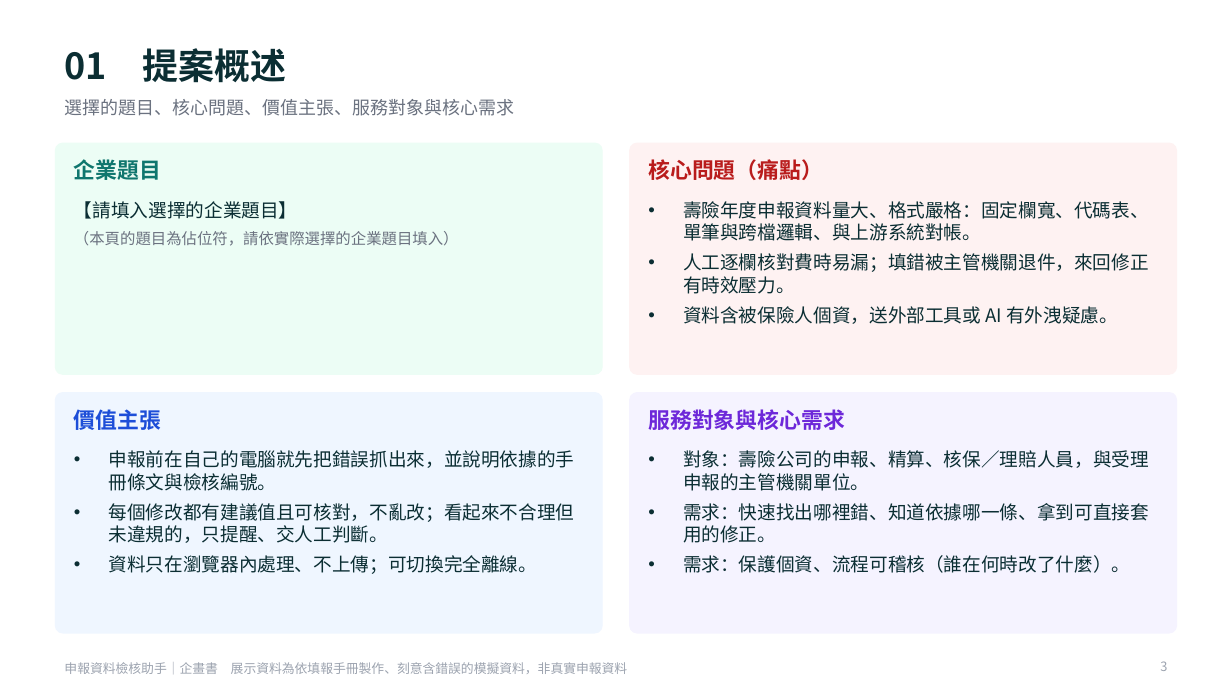
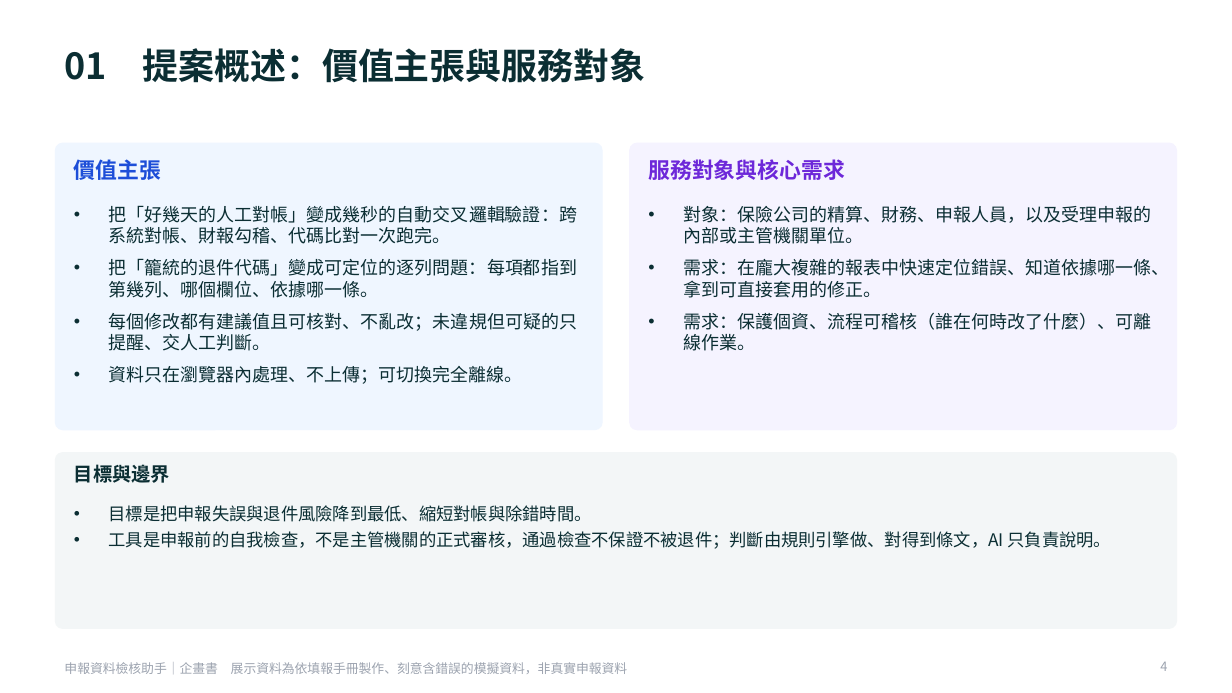
Before and after one commit to p7w97cjtdf-dot/-, a slide deck: slide 4 of docs/evidence/proposal.pptx (slide 3 before the commit). Drawn at 1232x693 pixels with LibreOffice and Linux fonts; fonts in the diff are those of the drawing. Boxes give left, top, right and bottom in pixels: in the first picture for what was removed or moved away, otherwise in the second. Text is boxed around its words. In the diff, an @@ line names an element or a change of style, - is before the commit and + after.

```diff
--- a/docs/evidence/proposal.pptx
+++ b/docs/evidence/proposal.pptx
@@ title at box(65, 48, 645, 83): text changed @@
-01 提案概述
+01 提案概述：價值主張與服務對象
@@ text removed at box(65, 99, 515, 116) @@
-選擇的題目、核心問題、價值主張、服務對象與核心需求
@@ rounded rectangle: place and size @@
-rounded rectangle at box(55, 143, 603, 374)
+rounded rectangle at box(55, 143, 603, 430)
@@ rounded rectangle at box(55, 143, 603, 430): fill #ECFDF5 to #EFF6FF; outline #ECFDF5 1 pt to #EFF6FF 1 pt; proportions changed @@
@@ rounded rectangle: place and size @@
-rounded rectangle at box(630, 143, 1177, 374)
+rounded rectangle at box(630, 143, 1177, 430)
@@ rounded rectangle at box(630, 143, 1177, 430): fill #FEF2F2 to #F5F3FF; outline #FEF2F2 1 pt to #F5F3FF 1 pt; proportions changed @@
@@ text "價值主張": place and size @@
-text "價值主張" at box(74, 409, 161, 430)
+text "價值主張" at box(74, 159, 161, 180)
@@ text removed at box(74, 159, 161, 180) @@
-企業題目
@@ text "服務對象與核心需求": place and size @@
-text "服務對象與核心需求" at box(648, 409, 845, 430)
+text "服務對象與核心需求" at box(648, 159, 845, 180)
@@ text removed at box(648, 159, 823, 180) @@
-核心問題（痛點）
@@ text removed at box(74, 201, 459, 246) @@
-【請填入選擇的企業題目】
-（本頁的題目為佔位符，請依實際選擇的企業題目填入）
@@ text added at box(109, 205, 577, 384), 14 pt, text #0B2E33 @@
+• 把「好幾天的人工對帳」變成幾秒的自動交叉邏輯驗證：跨系統對帳、財報勾稽、代碼比對一次跑完。
+• 把「籠統的退件代碼」變成可定位的逐列問題：每項都指到第幾列、哪個欄位、依據哪一條。
+• 每個修改都有建議值且可核對、不亂改；未違規但可疑的只提醒、交人工判斷。
+• 資料只在瀏覽器內處理、不上傳；可切換完全離線。
@@ text at box(683, 206, 1169, 351): text changed; size 14.5 to 14 pt @@
-• 對象：壽險公司的申報、精算、核保／理賠人員，與受理申報的主管機關單位。
-• 需求：快速找出哪裡錯、知道依據哪一條、拿到可直接套用的修正。
-• 需求：保護個資、流程可稽核（誰在何時改了什麼）。
+• 對象：保險公司的精算、財務、申報人員，以及受理申報的內部或主管機關單位。
+• 需求：在龐大複雜的報表中快速定位錯誤、知道依據哪一條、拿到可直接套用的修正。
+• 需求：保護個資、流程可稽核（誰在何時改了什麼）、可離線作業。
@@ text removed at box(683, 201, 1149, 324) @@
-• 壽險年度申報資料量大、格式嚴格：固定欄寬、代碼表、單筆與跨檔邏輯、與上游系統對帳。
-• 人工逐欄核對費時易漏；填錯被主管機關退件，來回修正有時效壓力。
-• 資料含被保險人個資，送外部工具或 AI 有外洩疑慮。
@@ rounded rectangle removed at box(55, 393, 603, 633) @@
@@ rounded rectangle removed at box(630, 393, 1177, 633) @@
@@ rounded rectangle added at box(55, 453, 1177, 628), fill #F3F6F7, outline #F3F6F7 1 pt @@
@@ text added at box(74, 464, 170, 483), 15 pt, text #0B2E33, bold @@
+目標與邊界
@@ text removed at box(109, 450, 575, 574) @@
-• 申報前在自己的電腦就先把錯誤抓出來，並說明依據的手冊條文與檢核編號。
-• 每個修改都有建議值且可核對，不亂改；看起來不合理但未違規的，只提醒、交人工判斷。
-• 資料只在瀏覽器內處理、不上傳；可切換完全離線。
@@ text added at box(109, 505, 1112, 549), 13.5 pt, text #0B2E33 @@
+• 目標是把申報失誤與退件風險降到最低、縮短對帳與除錯時間。
+• 工具是申報前的自我檢查，不是主管機關的正式審核，通過檢查不保證不被退件；判斷由規則引擎做、對得到條文，AI 只負責說明。
@@ page number at box(1160, 662, 1167, 671): text changed @@
-3
+4
```
Also in this commit, not shown: 2 other slides changed, 1 slide added, 1 other file.
